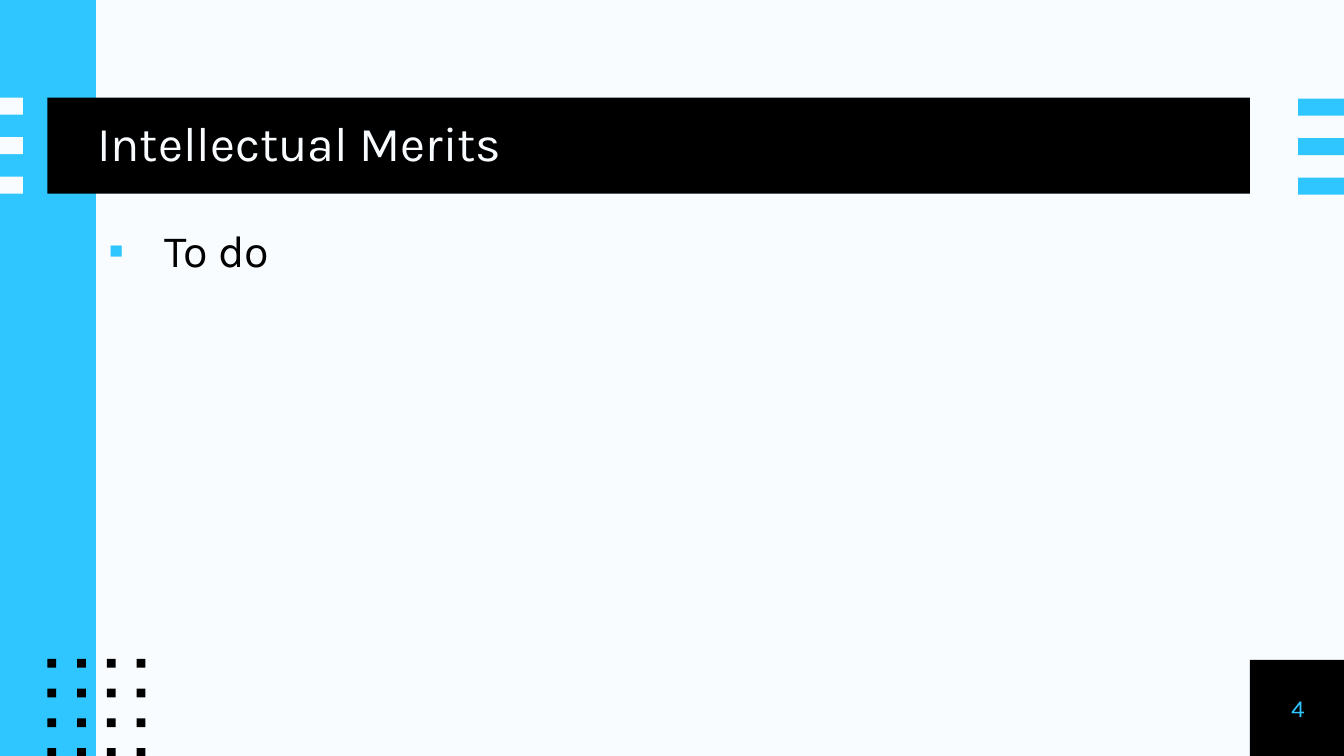
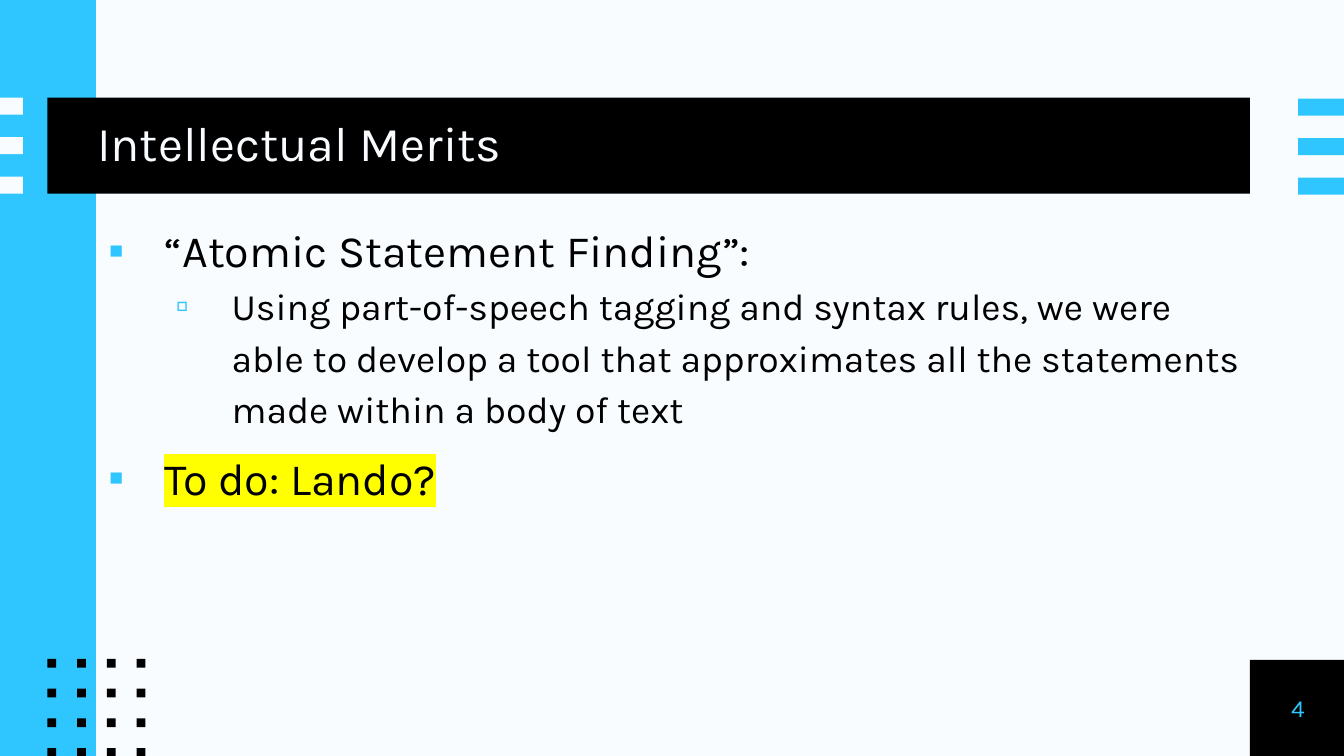
Before and after one commit to anease/senior-design, a slide deck: slide 4 of DeceptionDetective.pptx. Drawn at 1344x756 pixels with LibreOffice and Linux fonts; fonts in the diff are those of the drawing. Boxes give left, top, right and bottom in pixels: in the first picture for what was removed or moved away, otherwise in the second. Text is boxed around its words. In the diff, an @@ line names an element or a change of style, - is before the commit and + after.

```diff
--- a/DeceptionDetective.pptx
+++ b/DeceptionDetective.pptx
@@ text at bbox=[164, 236, 1239, 496]: text changed; size 24 to 20 pt @@
-▪ To do
+▪ “Atomic Statement Finding”:
+  ▫ Using part-of-speech tagging and syntax rules, we were able to develop a tool that approximates all the statements made within a body of text
+▪ To do: Lando?
```
Also in this commit, not shown: 3 other slides changed.
